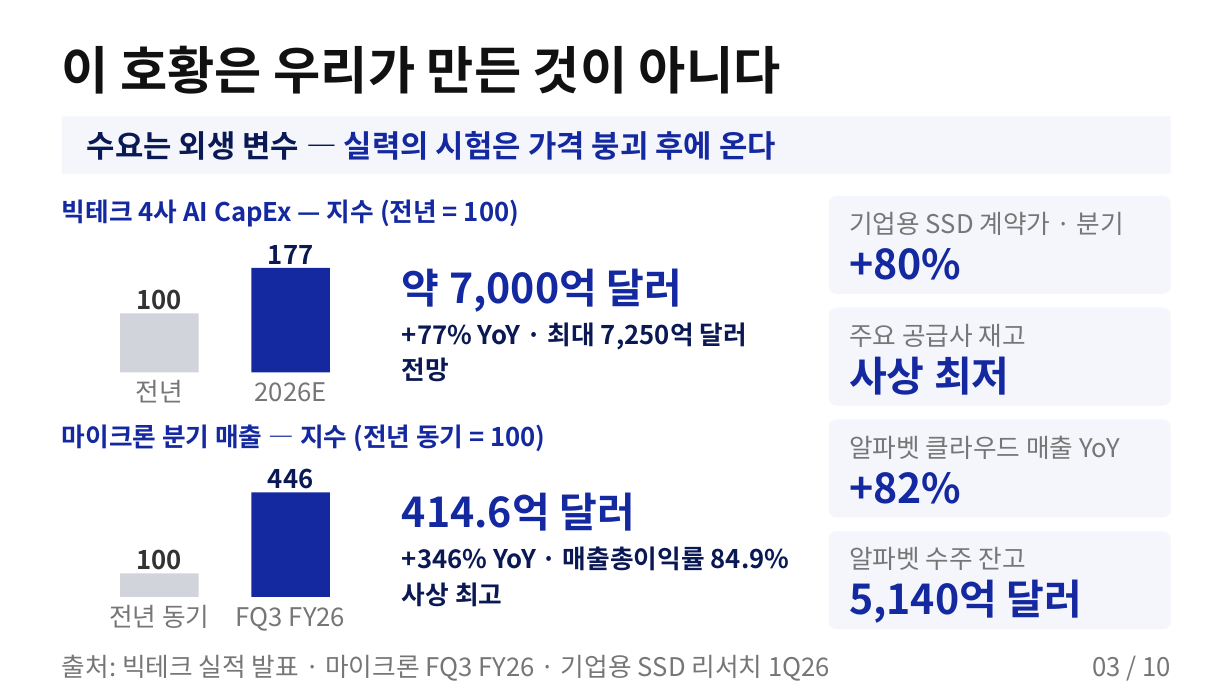
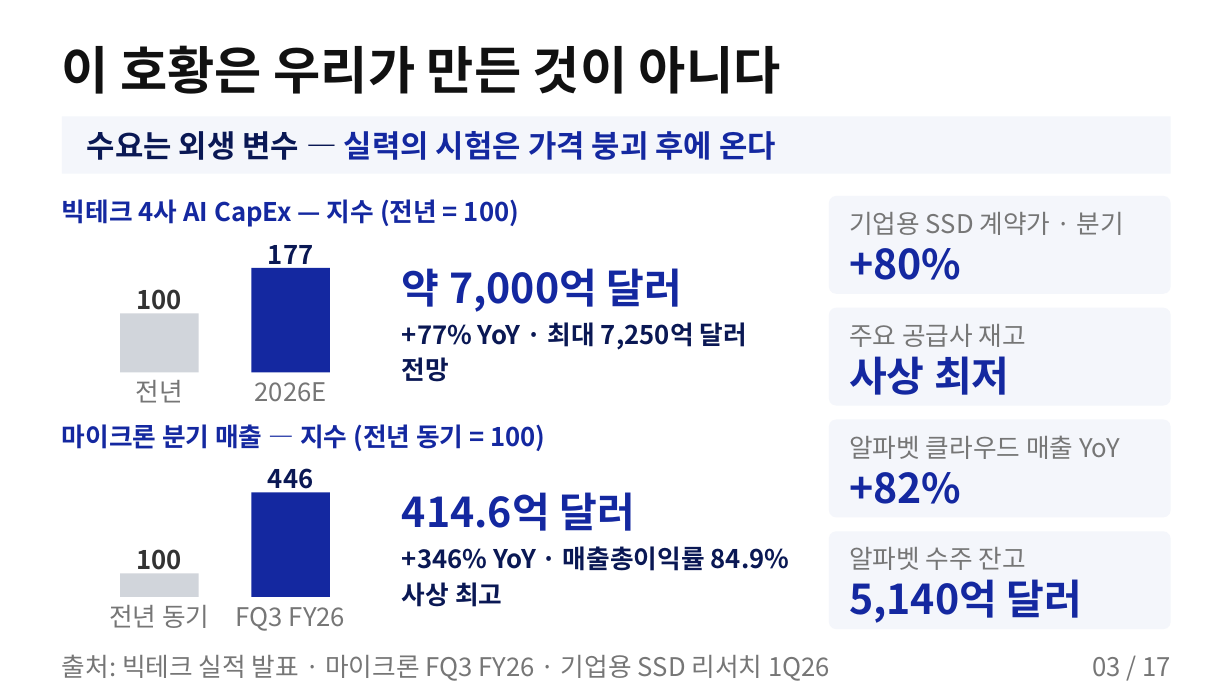
Before and after one commit to k31001/action-learning, a slide deck: slide 3 of outputs/presentation/storyline-common-overview.pptx. Drawn at 1232x693 pixels with LibreOffice and Linux fonts; fonts in the diff are those of the drawing. Boxes give left, top, right and bottom in pixels: in the first picture for what was removed or moved away, otherwise in the second. Text is boxed around its words. In the diff, an @@ line names an element or a change of style, - is before the commit and + after.

```diff
--- a/outputs/presentation/storyline-common-overview.pptx
+++ b/outputs/presentation/storyline-common-overview.pptx
@@ text at [1092,657,1171,677]: text changed @@
-03 / 10
+03 / 17
```
Also in this commit, not shown: 8 other slides changed, 7 slides added, 4 other files.
